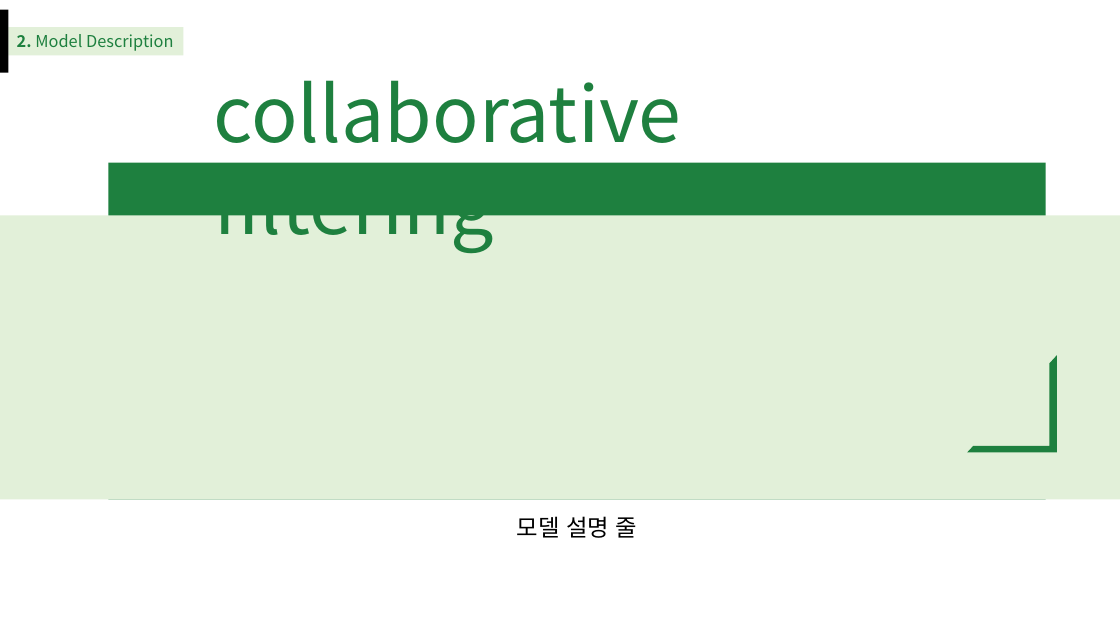
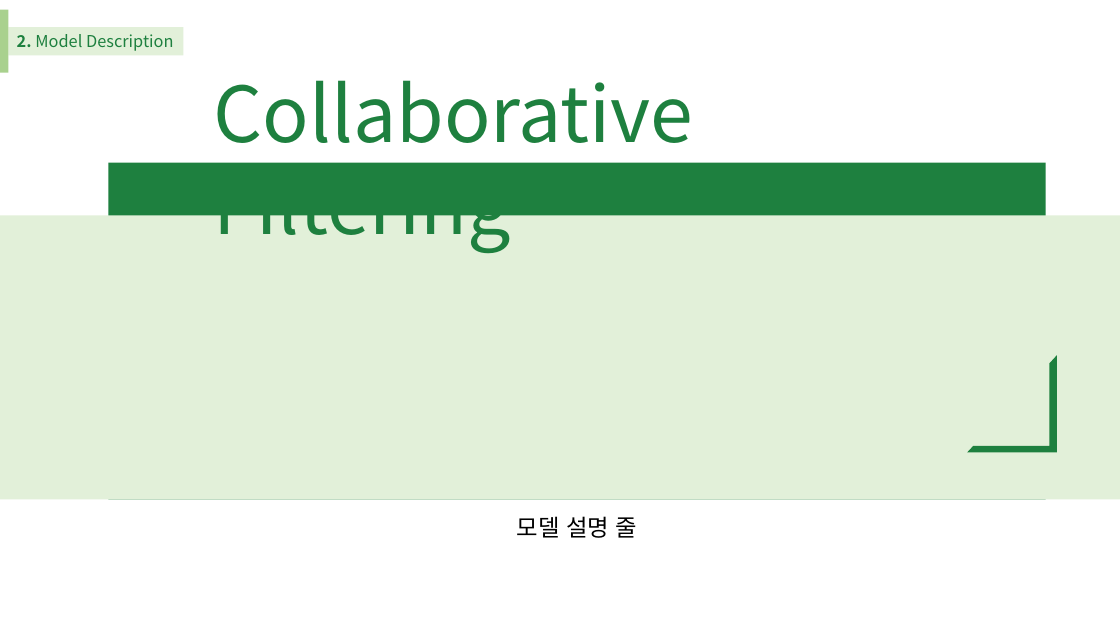
Before and after one commit to ddamddi/bigdata, a slide deck: slide 6 of ppt/[빅데이터]정영진 최종발표 템플릿 도안 준홍 수정.pptx. Drawn at 1120x630 pixels with LibreOffice and Linux fonts; fonts in the diff are those of the drawing. Boxes give left, top, right and bottom in pixels: in the first picture for what was removed or moved away, otherwise in the second. Text is boxed around its words. In the diff, an @@ line names an element or a change of style, - is before the commit and + after.

Commit message:
2020.12.13

```diff
--- a/ppt/[빅데이터]정영진 최종발표 템플릿 도안 준홍 수정.pptx
+++ b/ppt/[빅데이터]정영진 최종발표 템플릿 도안 준홍 수정.pptx
@@ rectangle at (x1=0, y1=9, x2=8, y2=72): fill #000000 to #A9D18E @@
@@ text at (x1=214, y1=80, x2=694, y2=253): text changed @@
-collaborative filtering
+Collaborative Filtering
```
Also in this commit, not shown: 18 other slides changed, 2 slides added.
